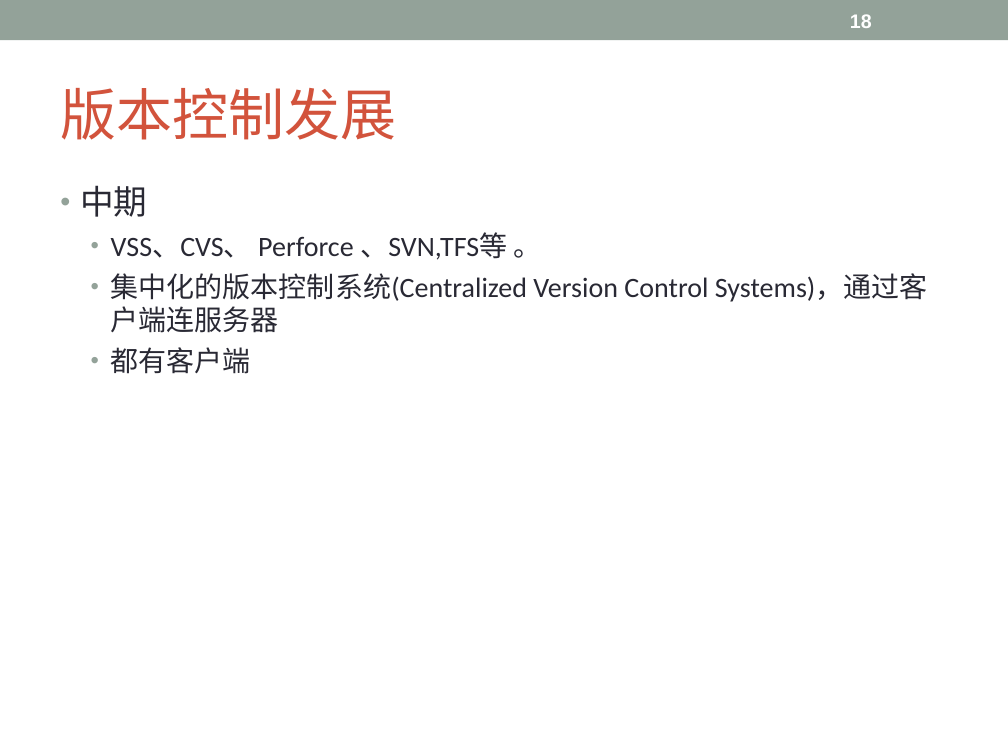
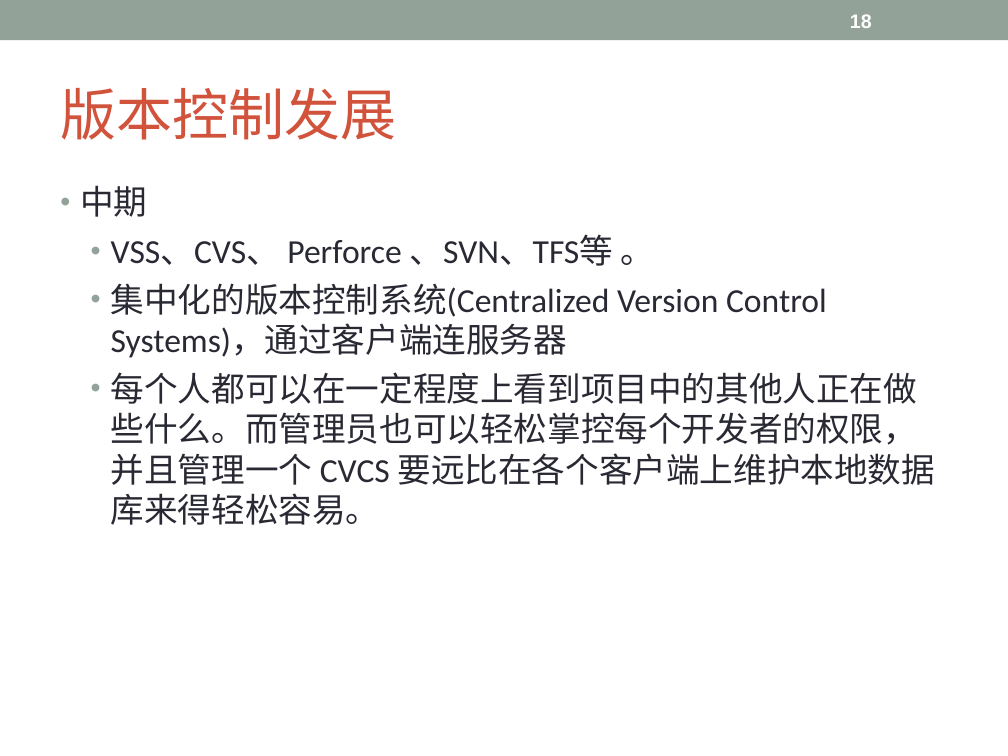
Before and after one commit to Lyon-NEU/Git, a slide deck: slide 18 of git.ppt. Drawn at 1008x756 pixels with LibreOffice and Linux fonts; fonts in the diff are those of the drawing. Boxes give left, top, right and bottom in pixels: in the first picture for what was removed or moved away, otherwise in the second. Text is boxed around its words. In the diff, an @@ line names an element or a change of style, - is before the commit and + after.

```diff
--- a/git.ppt
+++ b/git.ppt
@@ text at (111, 234, 655, 266): text changed; size 20 to 24 pt @@
-  • VSS、CVS、 Perforce 、SVN,TFS等 。
+  • VSS、CVS、 Perforce 、SVN、TFS等 。
@@ text at (111, 283, 827, 358): size 20 to 24 pt in "集中化的版本控制系统(Centralized Version Control Systems)，通过客户端连服务器"; more space between paragraphs @@
@@ text at (111, 372, 935, 525): text changed; size 20 to 24 pt @@
-  • 都有客户端
+  • 每个人都可以在一定程度上看到项目中的其他人正在做些什么。而管理员也可以轻松掌控每个开发者的权限，并且管理一个 CVCS 要远比在各个客户端上维护本地数据库来得轻松容易。
```
Also in this commit, not shown: 15 other slides changed, 10 slides added, 5 slides removed.
